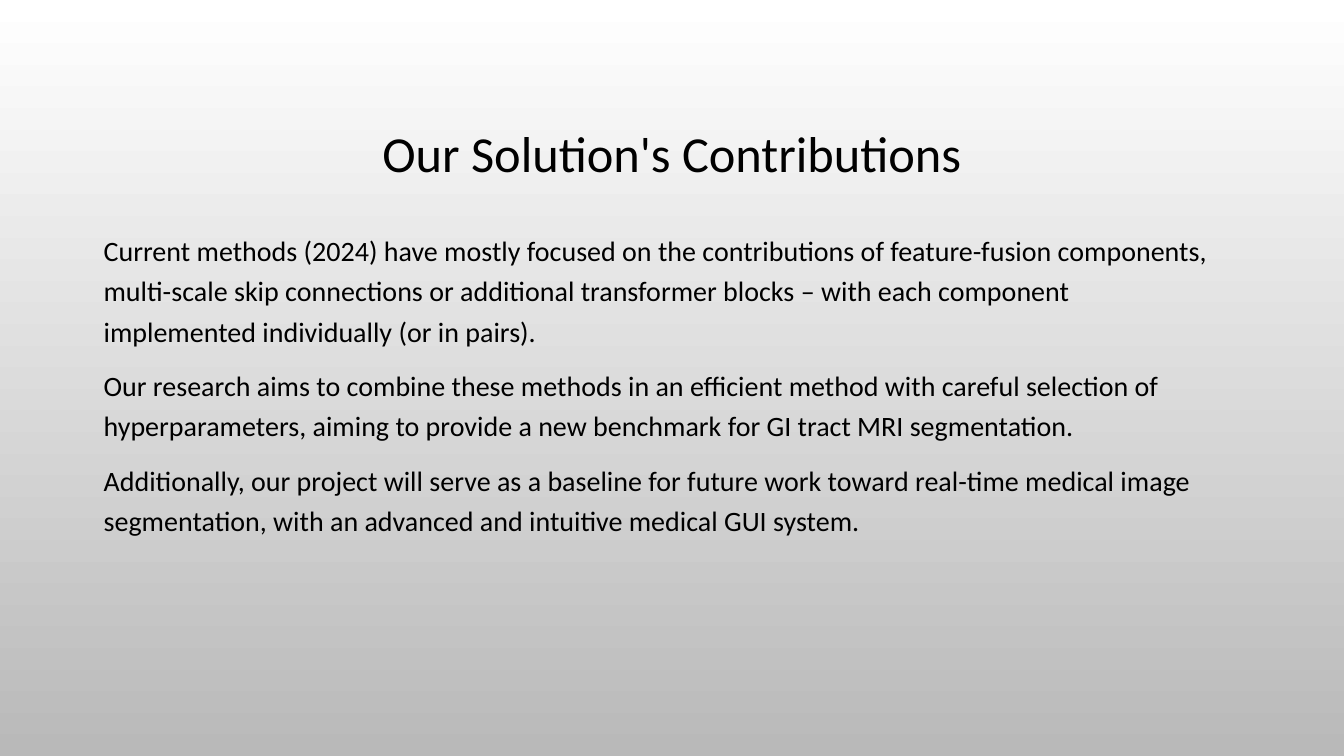
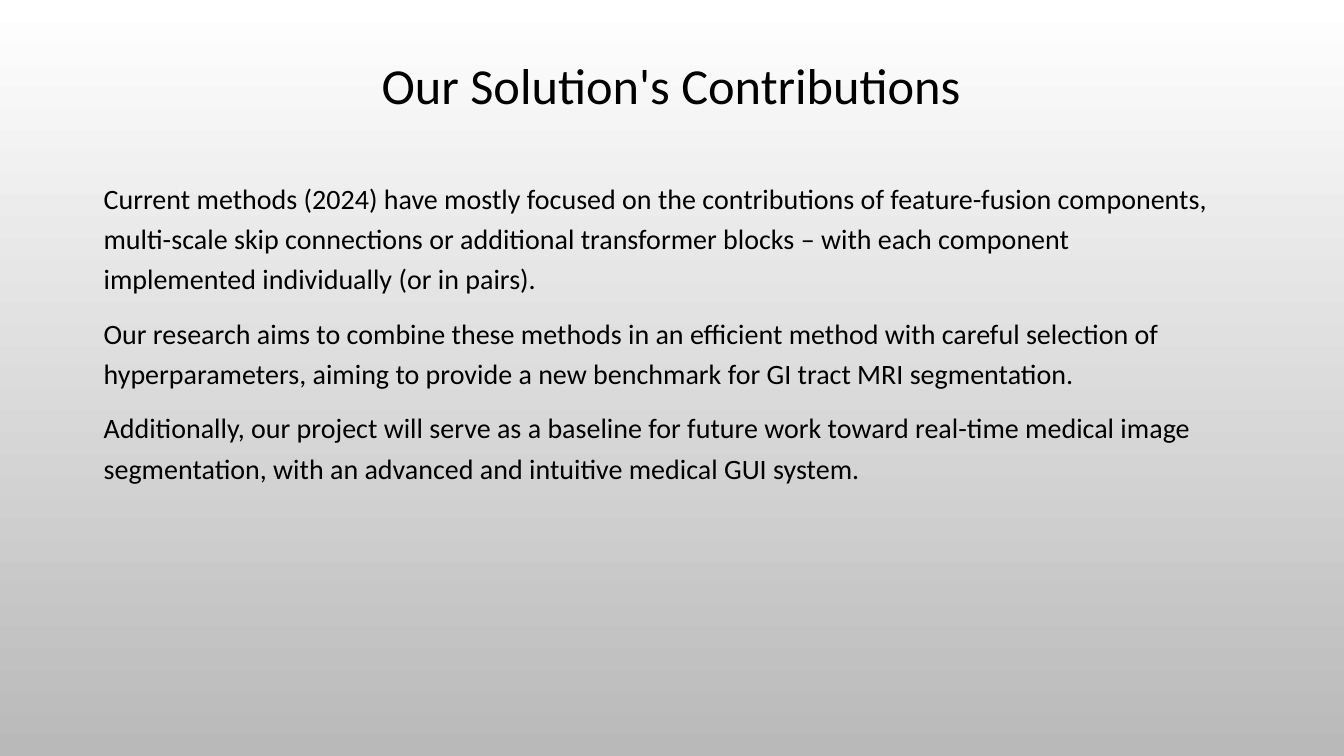
Before and after one commit to rotemlv/CapstoneProject, a slide deck: slide 16 of Capstone Project Phase A - Presentation.pptx. Drawn at 1344x756 pixels with LibreOffice and Linux fonts; fonts in the diff are those of the drawing; background and template pictures are left out. Boxes give left, top, right and bottom in pixels: in the first picture for what was removed or moved away, otherwise in the second. Text is boxed around its words. In the diff, an @@ line names an element or a change of style, - is before the commit and + after.

```diff
--- a/Capstone Project Phase A - Presentation.pptx
+++ b/Capstone Project Phase A - Presentation.pptx
@@ title "Our Solution's Contributions": place and size @@
-title "Our Solution's Contributions" at [382, 137, 961, 173]
+title "Our Solution's Contributions" at [382, 69, 960, 105]
@@ text "Current methods (2024) have mostly ...": place and size @@
-text "Current methods (2024) have mostly ..." at [104, 240, 1207, 536]
+text "Current methods (2024) have mostly ..." at [104, 188, 1207, 484]
```
Also in this commit, not shown: 13 other slides changed.
